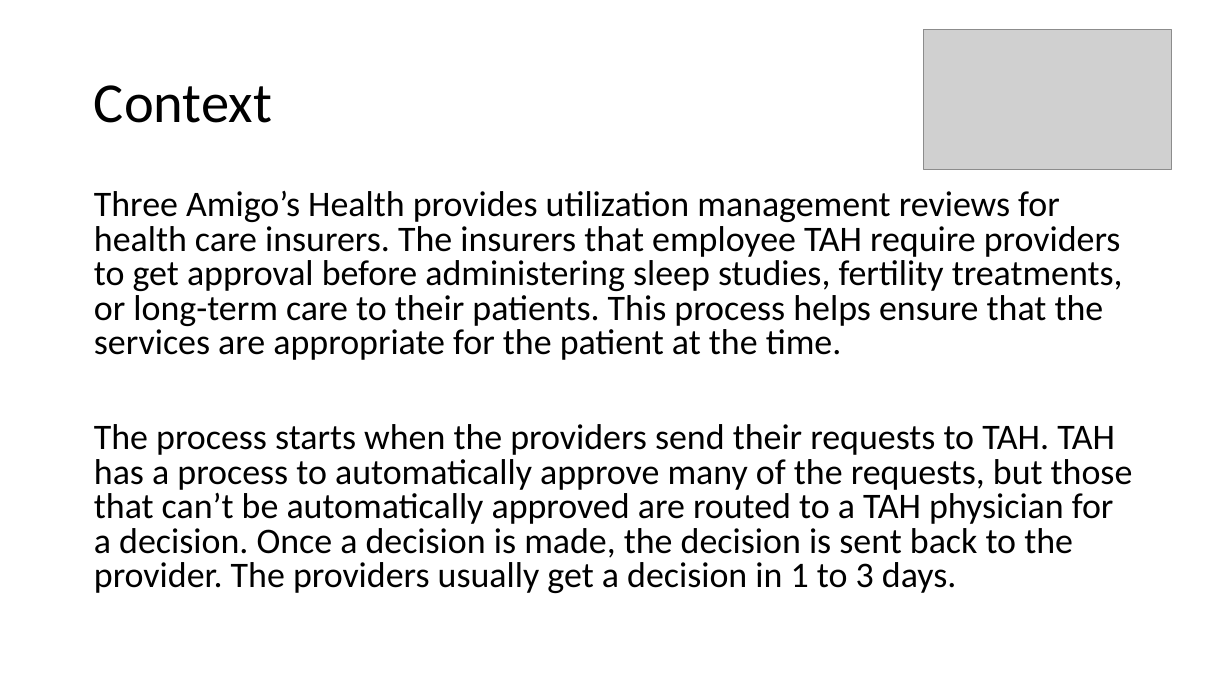
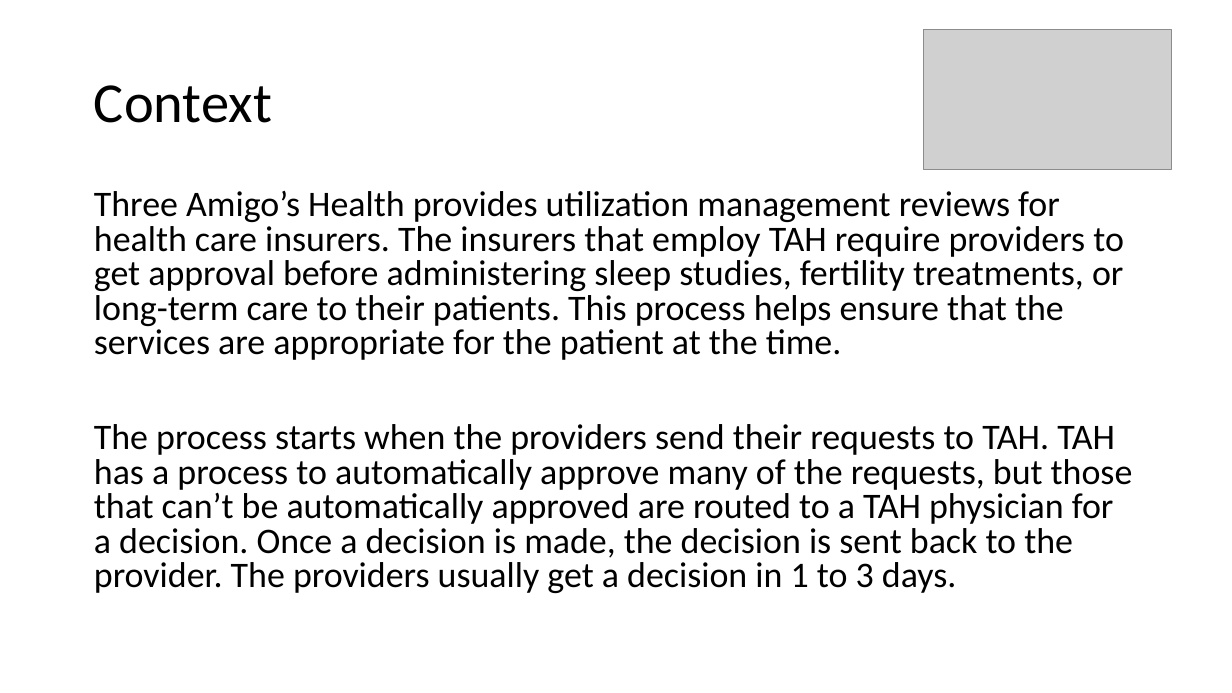
Before and after one commit to scottctr/EdaWorkshop, a slide deck: slide 21 of BusinessLogic/Docs/EdaWorkshop_Intro.pptx (slide 9 before the commit). Drawn at 1232x693 pixels with LibreOffice and Linux fonts; fonts in the diff are those of the drawing; grey boxes stand for pictures. Boxes give left, top, right and bottom in pixels: in the first picture for what was removed or moved away, otherwise in the second. Text is boxed around its words. In the diff, an @@ line names an element or a change of style, - is before the commit and + after.

```diff
--- a/BusinessLogic/Docs/EdaWorkshop_Intro.pptx
+++ b/BusinessLogic/Docs/EdaWorkshop_Intro.pptx
@@ text at (94,190,1124,360): text changed @@
-Three Amigo’s Health provides utilization management reviews for health care insurers. The insurers that employee TAH require providers to get approval before administering sleep studies, fertility treatments, or long-term care to their patients. This process helps ensure that the services are appropriate for the patient at the time.
+Three Amigo’s Health provides utilization management reviews for health care insurers. The insurers that employ TAH require providers to get approval before administering sleep studies, fertility treatments, or long-term care to their patients. This process helps ensure that the services are appropriate for the patient at the time.
```
Also in this commit, not shown: 6 other slides changed, 15 slides added, 2 slides removed, 1 other file.
